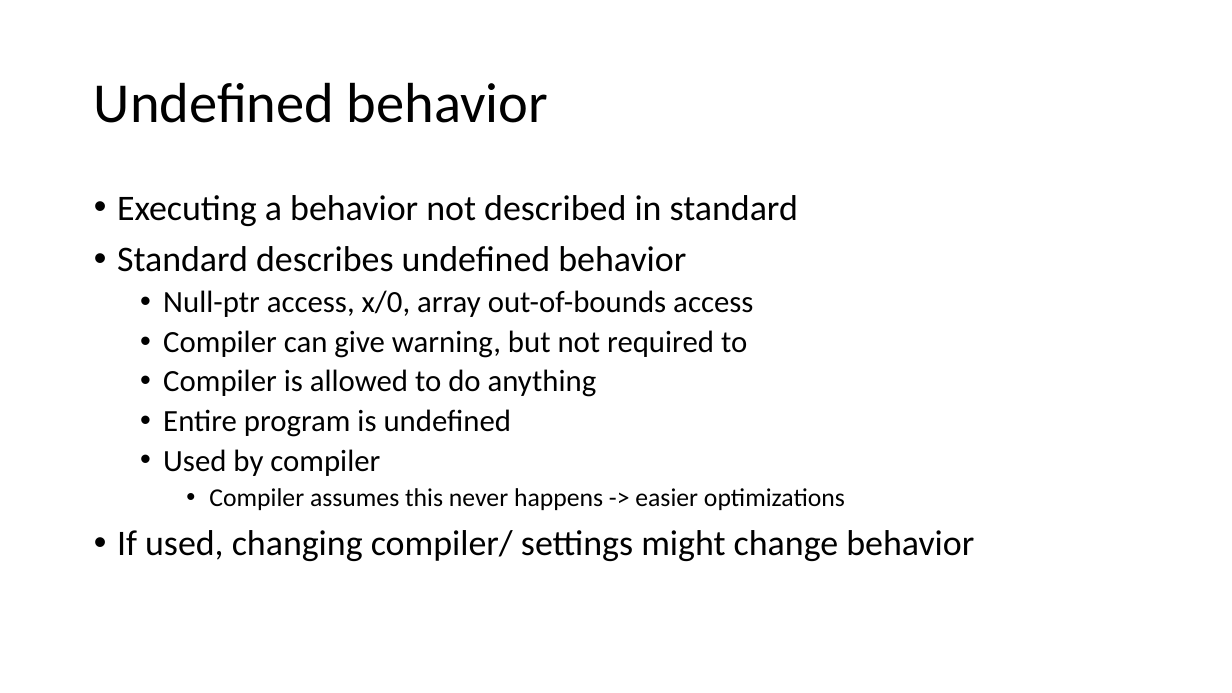
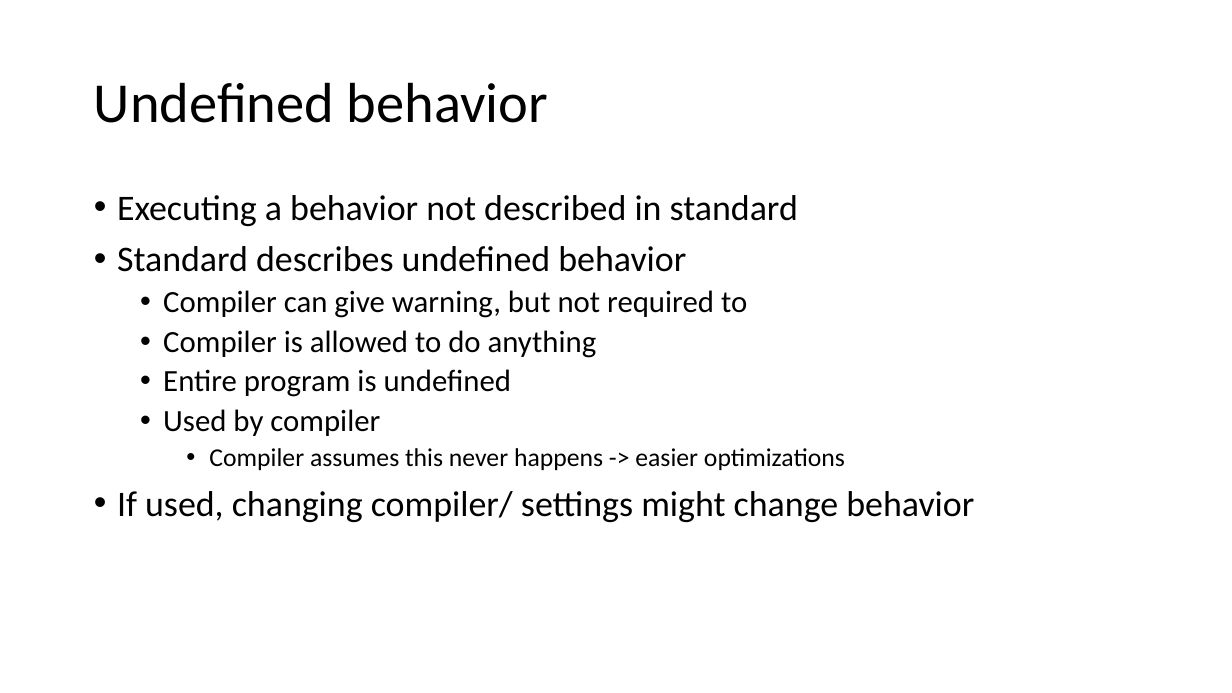
Before and after one commit to joelbygger/c_talk, a slide deck: slide 21 of presentation.pptx. Drawn at 1232x693 pixels with LibreOffice and Linux fonts; fonts in the diff are those of the drawing. Boxes give left, top, right and bottom in pixels: in the first picture for what was removed or moved away, otherwise in the second. Text is boxed around its words. In the diff, an @@ line names an element or a change of style, - is before the commit and + after.

```diff
--- a/presentation.pptx
+++ b/presentation.pptx
@@ text at (163,290,753,317): paragraph removed @@
-  • Null-ptr access, x/0, array out-of-bounds access
```
Also in this commit, not shown: 1 other slide changed, 3 slides added.
